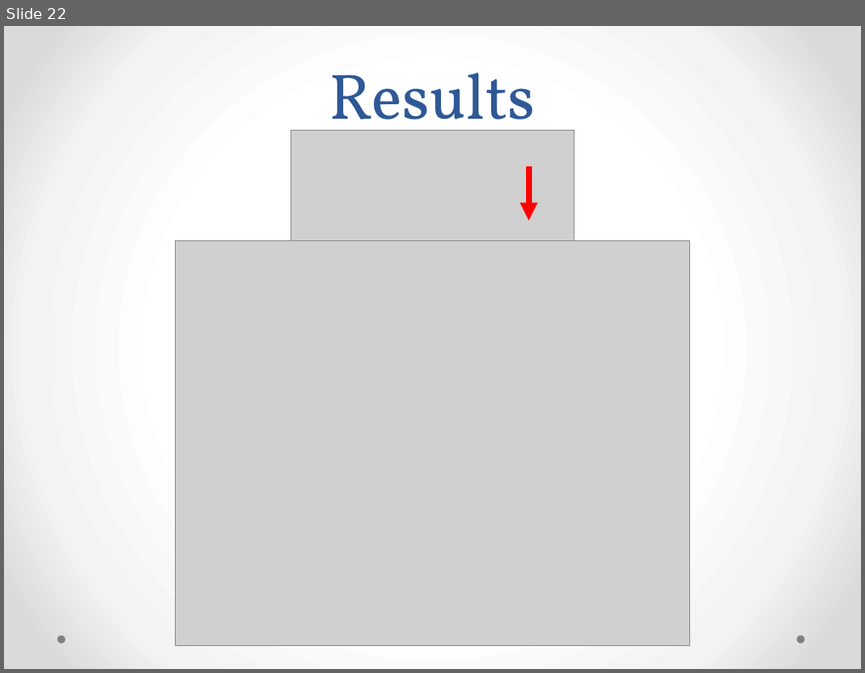
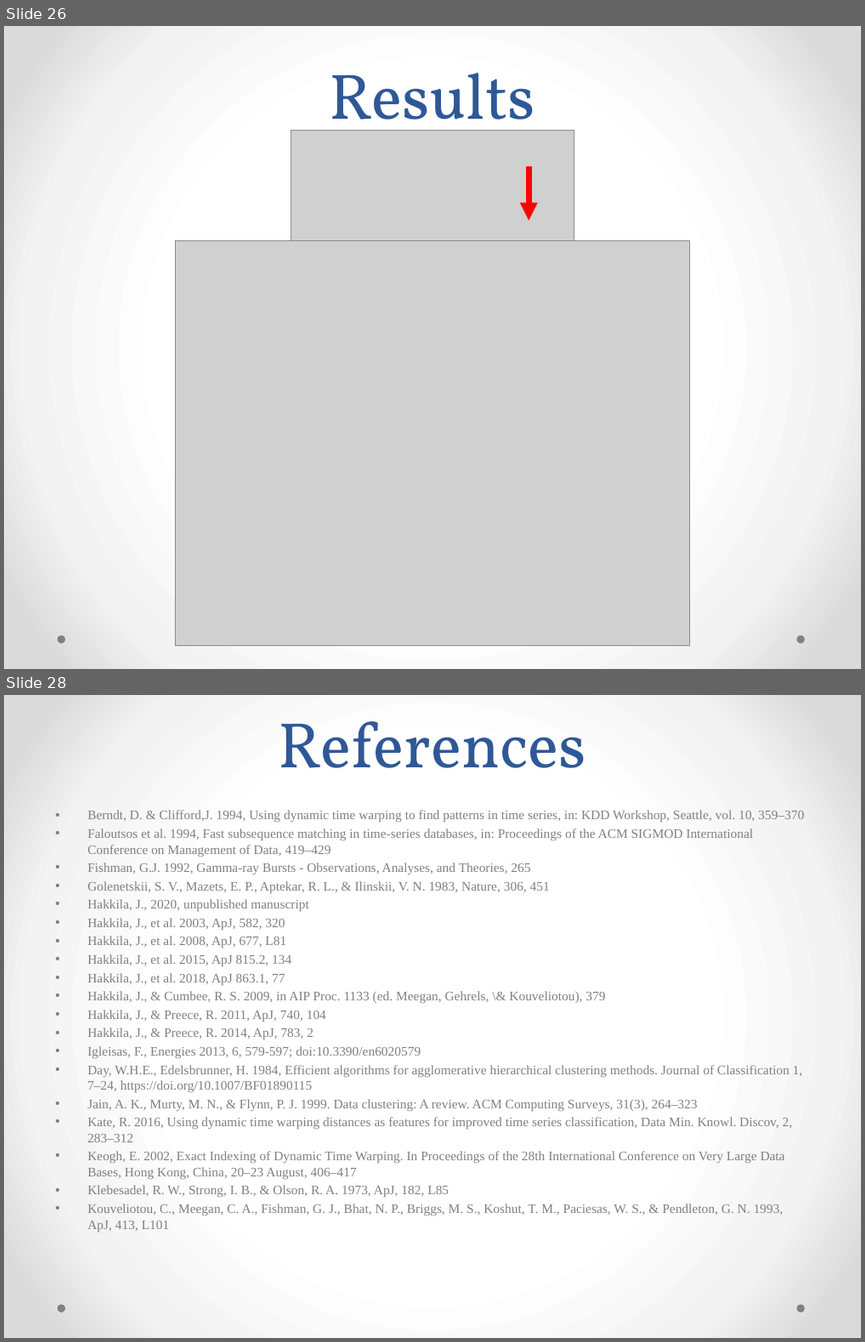
Before and after one commit to twcannon/MastersThesis, a slide deck: Paper/MastersPresentation.pptx. Shown one above the other, each under a label of ours: slide 22 before the commit, slides 26 and 28 after it; the slides between them are not shown. The pictures are 865x673 and 865x1342 pixels, drawn with LibreOffice and Linux fonts; fonts in the diff are those of the drawing; grey boxes stand for pictures. Boxes give left, top, right and bottom in pixels: in the first picture for what was removed or moved away, otherwise in the second. Text is boxed around its words. In the diff, an @@ line names an element or a change of style, - is before the commit and + after.

```diff
--- a/Paper/MastersPresentation.pptx
+++ b/Paper/MastersPresentation.pptx
@@ slide 28 added at (4,695,861,1338), background gradient #FFFFFF to #F4F4F4 to #DADADA; not listed: 2 template elements that a slide beside it also shows @@
@@ title added at (279,721,586,768), 54 pt, text #2F5897 @@
+References
@@ text added at (87,810,804,1231), 11 pt, text #808080 @@
+• Berndt, D. & Clifford,J. 1994, Using dynamic time warping to find patterns in time series, in: KDD Workshop, Seattle, vol. 10, 359–370
+• Faloutsos et al. 1994, Fast subsequence matching in time-series databases, in: Proceedings of the ACM SIGMOD International Conference on Management of Data, 419–429
+• Fishman, G.J. 1992, Gamma-ray Bursts - Observations, Analyses, and Theories, 265
+• Golenetskii, S. V., Mazets, E. P., Aptekar, R. L., & Ilinskii, V. N. 1983, Nature, 306, 451
+• Hakkila, J., 2020, unpublished manuscript
+• Hakkila, J., et al. 2003, ApJ, 582, 320
+• Hakkila, J., et al. 2008, ApJ, 677, L81
+• Hakkila, J., et al. 2015, ApJ 815.2, 134
+• Hakkila, J., et al. 2018, ApJ 863.1, 77
+• Hakkila, J., & Cumbee, R. S. 2009, in AIP Proc. 1133 (ed. Meegan, Gehrels, \& Kouveliotou), 379
+• Hakkila, J., & Preece, R. 2011, ApJ, 740, 104
+• Hakkila, J., & Preece, R. 2014, ApJ, 783, 2
+• Igleisas, F., Energies 2013, 6, 579-597; doi:10.3390/en6020579
+• Day, W.H.E., Edelsbrunner, H. 1984, Efficient algorithms for agglomerative hierarchical clustering methods. Journal of Classification 1, 7–24, https://doi.org/10.1007/BF01890115
+• Jain, A. K., Murty, M. N., & Flynn, P. J. 1999. Data clustering: A review. ACM Computing Surveys, 31(3), 264–323
+• Kate, R. 2016, Using dynamic time warping distances as features for improved time series classification, Data Min. Knowl. Discov, 2, 283–312
+• Keogh, E. 2002, Exact Indexing of Dynamic Time Warping. In Proceedings of the 28th International Conference on Very Large Data Bases, Hong Kong, China, 20–23 August, 406–417
+• Klebesadel, R. W., Strong, I. B., & Olson, R. A. 1973, ApJ, 182, L85
+• Kouveliotou, C., Meegan, C. A., Fishman, G. J., Bhat, N. P., Briggs, M. S., Koshut, T. M., Paciesas, W. S., & Pendleton, G. N. 1993, ApJ, 413, L101
@@ what was slide 22 is now slide 26 @@
```
Also in this commit, not shown: 17 slides changed, 5 other slides added, 2 slides removed, 12 other files.
